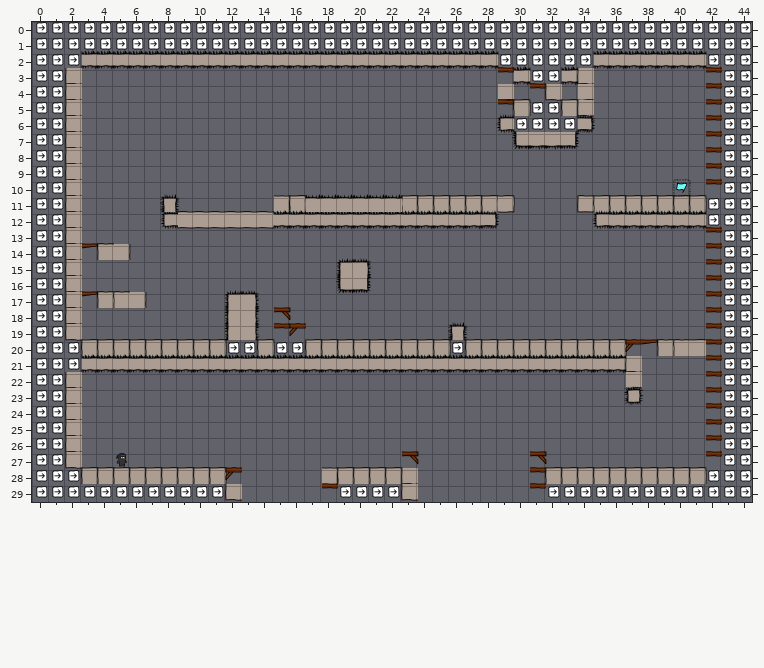
A Tiled map gets an edit: raw/levelconverter/maps/n3.tmx. Above: the version before the commit.
Cells are 40x40 px. Shown: x 0..44, y 0..29.
After the commit:
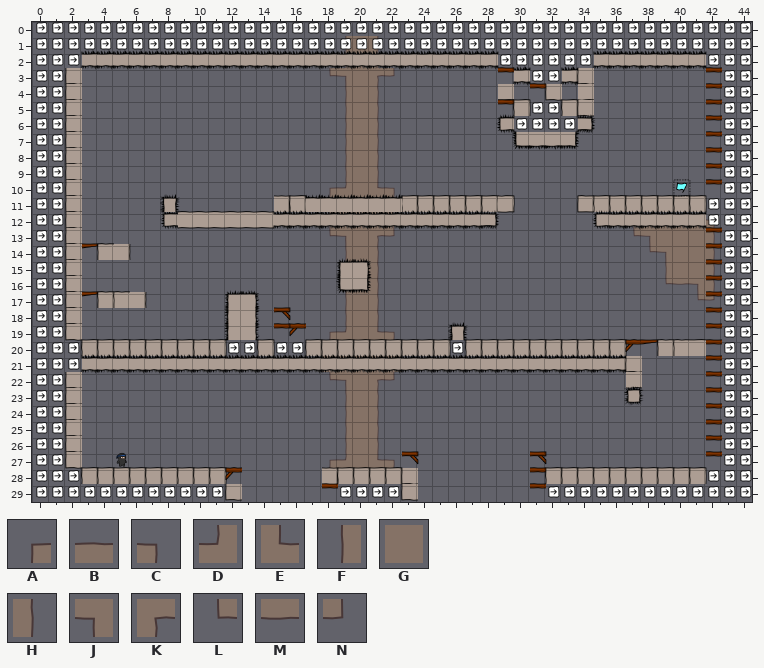
Key: from "background": A 0, B 1, C 2, D 3, E 4, F 8, G 9, H 10, J 11, K 12, L 16, M 17, N 18.
_ is an empty cell.
Diff:
Layer "bg":
The edit adds tile A in row 10 at x 18; in row 12 at x 37; in row 19 at x 18; in row 27 at x 18.
The edit adds tile B in row 12 at x 38 to 41.
The edit adds tile C in row 10 at x 22; in row 12 at x 42; in row 19 at x 22; in row 27 at x 22.
The edit adds tile D in row 10 at x 19; in row 19 at x 19; in row 27 at x 19.
The edit adds tile E in row 10 at x 21; in row 19 at x 21; in row 27 at x 21.
The edit adds tile F in rows 1 to 2 at x 19; in rows 4 to 9 at x 19; in rows 11 to 12 at x 18; in row 14 at x 19; in row 15 at x 19 and 39; in rows 16 to 18 at x 19.
The edit adds tile F in rows 23 to 26 at x 19.
The edit adds tile G in rows 1 to 10 at x 20; in rows 11 to 12 at x 19 to 21; in row 13 at x 20 and 39 to 41; in rows 14 to 15 at x 20 and 40 to 41; in rows 16 to 19 at x 20; in rows 20 to 21 at x 18 to 22.
The edit adds tile G in rows 22 to 27 at x 20.
The edit adds tile H in rows 1 to 2 at x 21; in rows 4 to 9 at x 21; in rows 11 to 12 at x 22; in row 13 at x 42; in rows 14 to 16 at x 21 and 42; in rows 17 to 18 at x 21.
The edit adds tile H in rows 23 to 26 at x 21.
The edit adds tile J in row 3 at x 19; in row 13 at x 19 and 38; in row 14 at x 39; in row 16 at x 41; in row 22 at x 19.
The edit adds tile K in row 3 at x 21; in row 13 at x 21; in row 22 at x 21.
The edit adds tile L in row 3 at x 18; in row 13 at x 18 and 37; in row 14 at x 38; in row 16 at x 39; in row 17 at x 41; in row 22 at x 18.
The edit adds tile M in row 16 at x 40.
The edit adds tile N in row 3 at x 22; in row 13 at x 22; in row 17 at x 42; in row 22 at x 22.
Changed places in both pictures, as pixel boxes (x1, y1, x2, y2):
added: (322, 36, 401, 468)
added: (633, 219, 715, 301)
